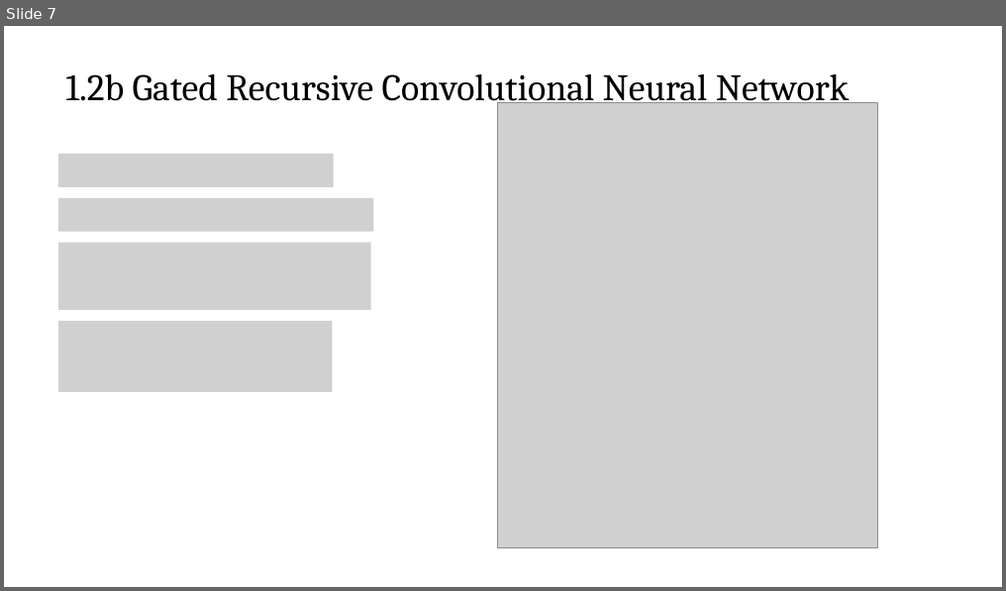
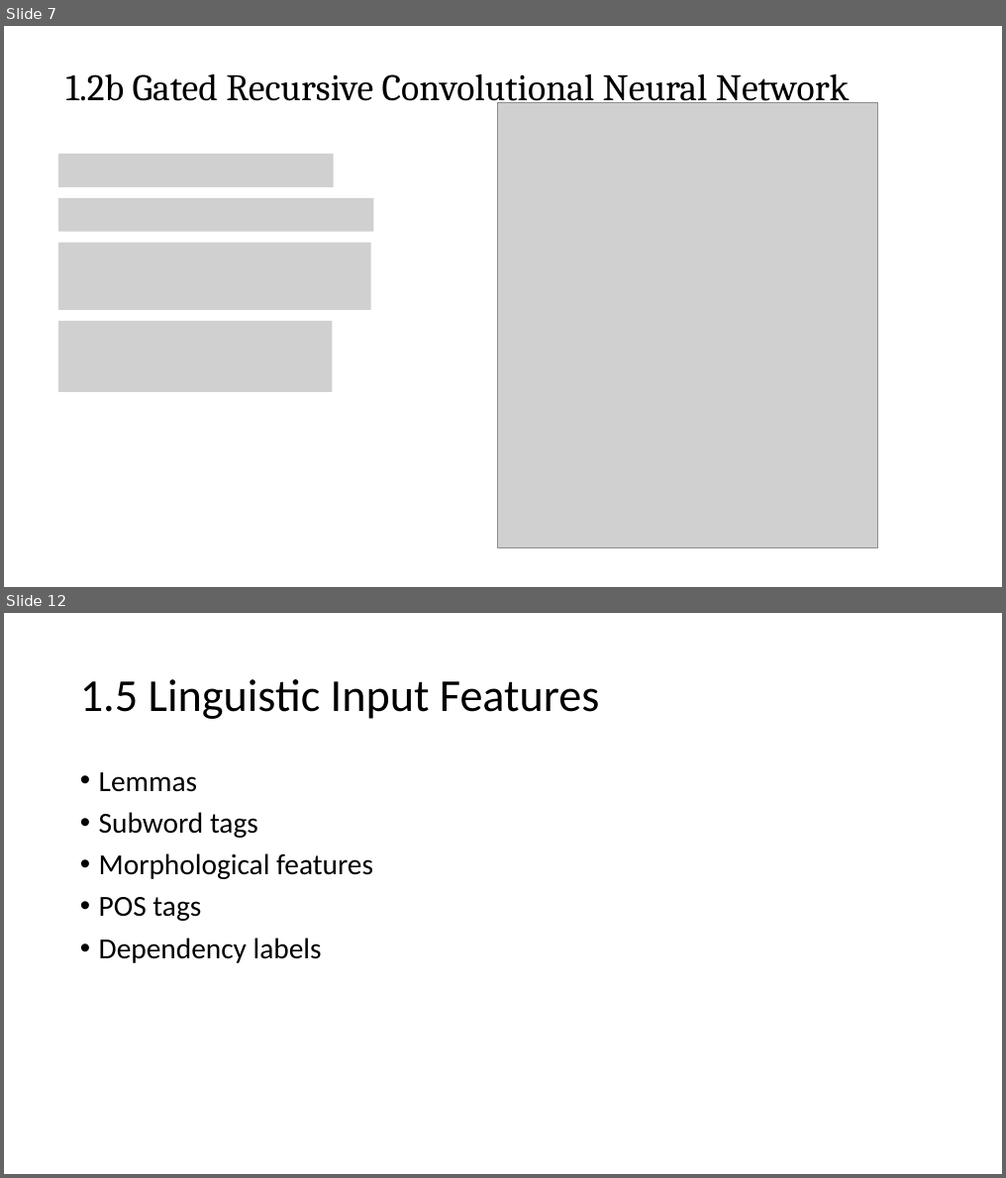
Before and after one commit to nguyenduyhanlam/PTXS-GTNN, a slide deck: encoder_decoder.pptx. Shown one above the other, each under a label of ours: slide 7 before the commit, slides 7 and 12 after it; the slides between them are not shown. The pictures are 1006x591 and 1006x1178 pixels, drawn with LibreOffice and Linux fonts; fonts in the diff are those of the drawing; grey boxes stand for pictures. Boxes give left, top, right and bottom in pixels: in the first picture for what was removed or moved away, otherwise in the second. Text is boxed around its words. In the diff, an @@ line names an element or a change of style, - is before the commit and + after.

```diff
--- a/encoder_decoder.pptx
+++ b/encoder_decoder.pptx
@@ slide 12 added at (4,613,1002,1174), background #FFFFFF @@
@@ title added at (80,679,599,719), 44 pt, text #000000 @@
+1.5 Linguistic Input Features
@@ text added at (99,772,373,963), 28 pt, text #000000 @@
+• Lemmas
+• Subword tags
+• Morphological features
+• POS tags
+• Dependency labels
```
Also in this commit, not shown: 1 slide changed, 5 other slides added, 1 slide removed, 3 other files.
